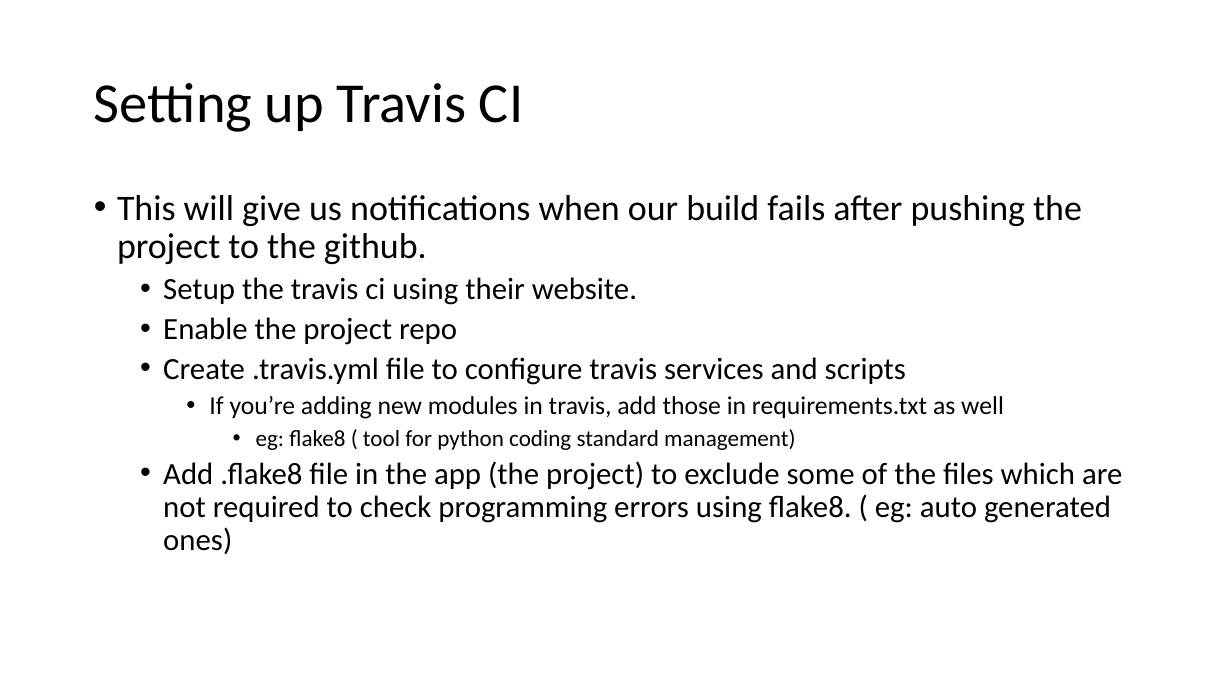
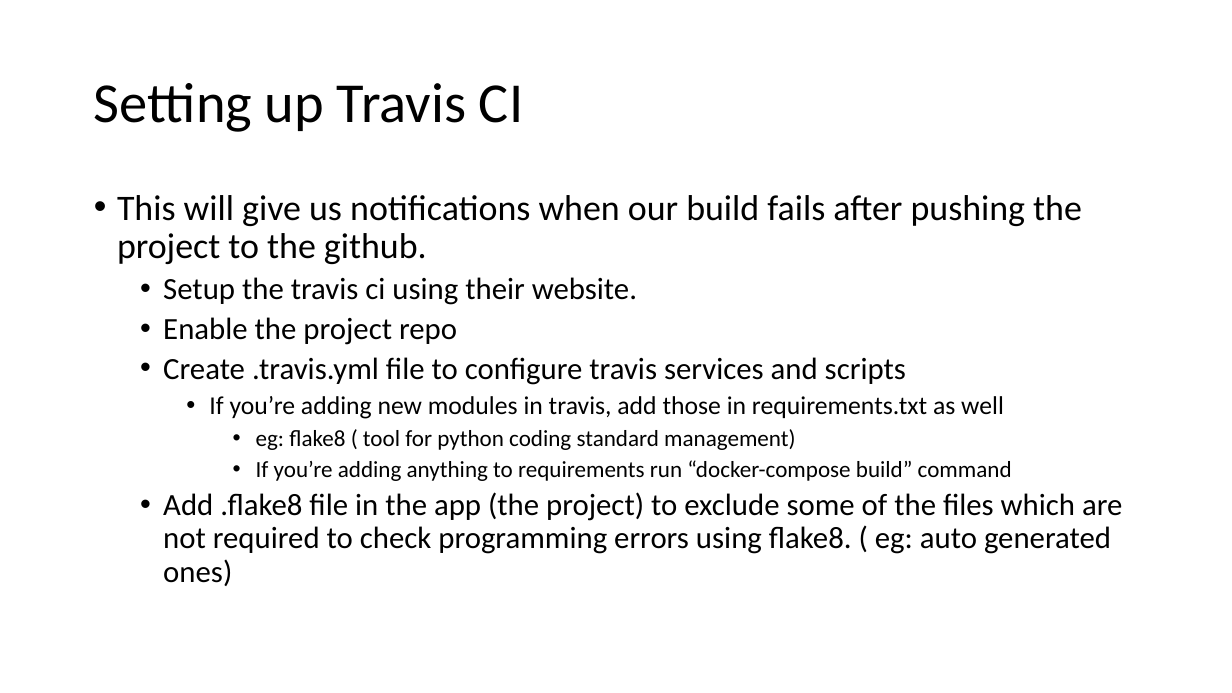
Before and after one commit to Smit24-git/recipe-app-api, a slide deck: slide 7 of Advance Django setup.pptx. Drawn at 1232x693 pixels with LibreOffice and Linux fonts; fonts in the diff are those of the drawing. Boxes give left, top, right and bottom in pixels: in the first picture for what was removed or moved away, otherwise in the second. Text is boxed around its words. In the diff, an @@ line names an element or a change of style, - is before the commit and + after.

```diff
--- a/Advance Django setup.pptx
+++ b/Advance Django setup.pptx
@@ text at bbox=[256, 460, 1012, 481]: paragraph added @@
+      • If you’re adding anything to requirements run “docker-compose build” command
```
Also in this commit, not shown: 4 slides added, 11 other files.
